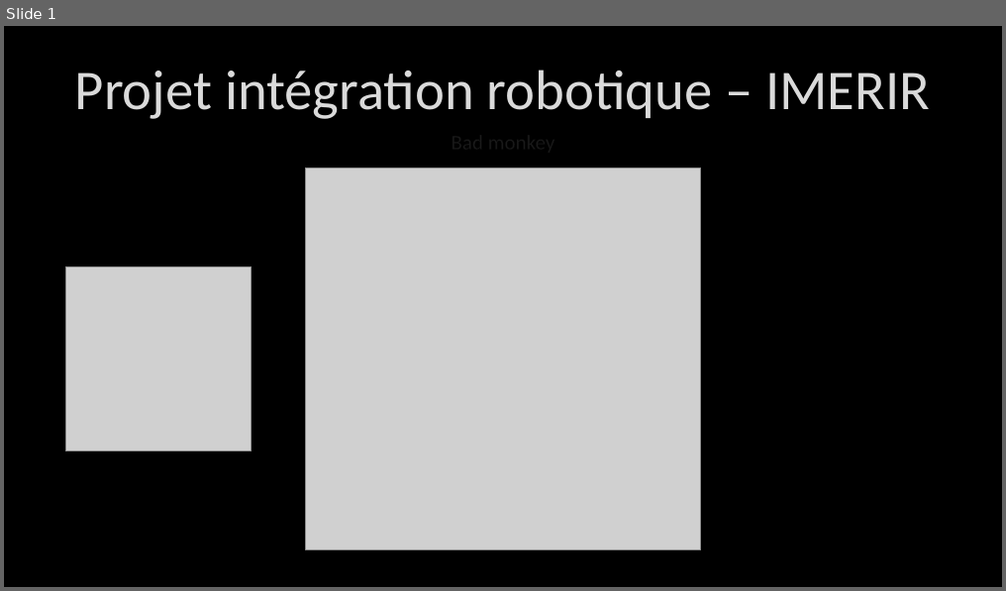
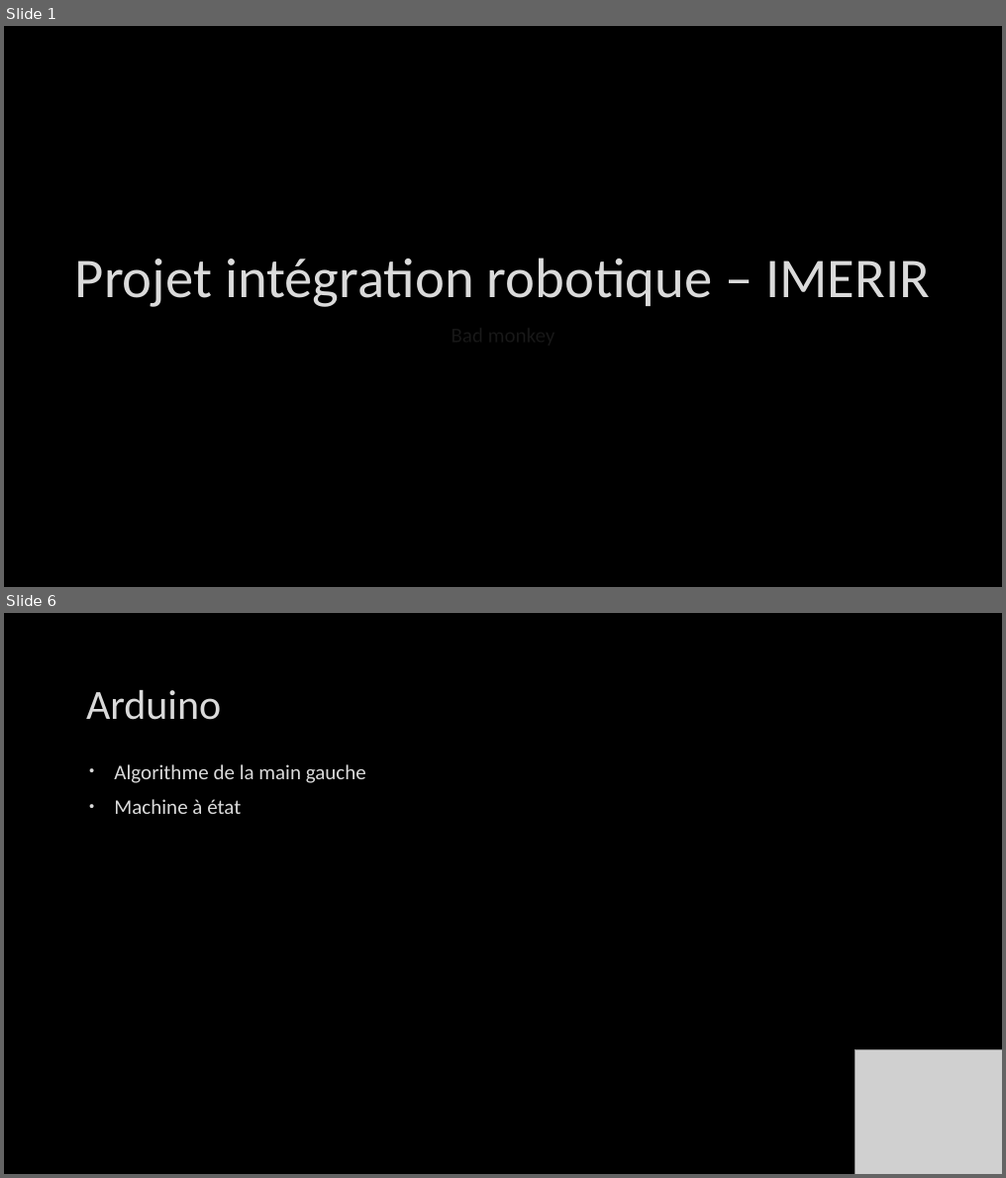
Before and after one commit to CyrilPy/BadMonkey, a slide deck: Gestion projet/Projet intégration robotique – IMERIR.pptx. Shown one above the other, each under a label of ours: slide 1 before the commit, slides 1 and 6 after it; the slides between them are not shown. The pictures are 1006x591 and 1006x1178 pixels, drawn with LibreOffice and Linux fonts; fonts in the diff are those of the drawing; grey boxes stand for pictures; background and template pictures are left out. Boxes give left, top, right and bottom in pixels: in the first picture for what was removed or moved away, otherwise in the second. Text is boxed around its words. In the diff, an @@ line names an element or a change of style, - is before the commit and + after.

```diff
--- a/Gestion projet/Projet intégration robotique – IMERIR.pptx
+++ b/Gestion projet/Projet intégration robotique – IMERIR.pptx
@@ slide 6 added at <box>4,613,1002,1174</box>, background picture (left out) @@
@@ title added at <box>86,690,221,720</box>, 40 pt, text #DADADA @@
+Arduino
@@ text added at <box>114,764,366,814</box>, 20 pt, text #DADADA @@
+• Algorithme de la main gauche
+• Machine à état
@@ picture added at <box>855,1051,1002,1174</box> @@
@@ slide 1 changed as well @@
@@ picture removed at <box>306,169,701,551</box> @@
@@ title "Projet intégration robotique – IMERIR": place and size @@
-title "Projet intégration robotique – IMERIR" at <box>75,70,930,119</box>
+title "Projet intégration robotique – IMERIR" at <box>75,258,930,307</box>
@@ picture removed at <box>66,267,252,452</box> @@
@@ subtitle "Bad monkey": place and size @@
-subtitle "Bad monkey" at <box>116,125,889,168</box>
+subtitle "Bad monkey" at <box>116,318,889,361</box>
```
Also in this commit, not shown: 7 other slides added, 1 slide removed, 7 other files.
